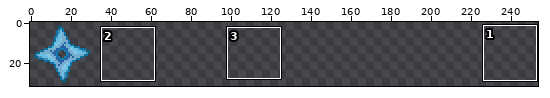
Two states of a sprite sheet, Assets/Sprites/greninja/greninjaBullet.png. The picture above shows the old version from afar; the outline marks the close-up.
Close-up. First the earlier version:
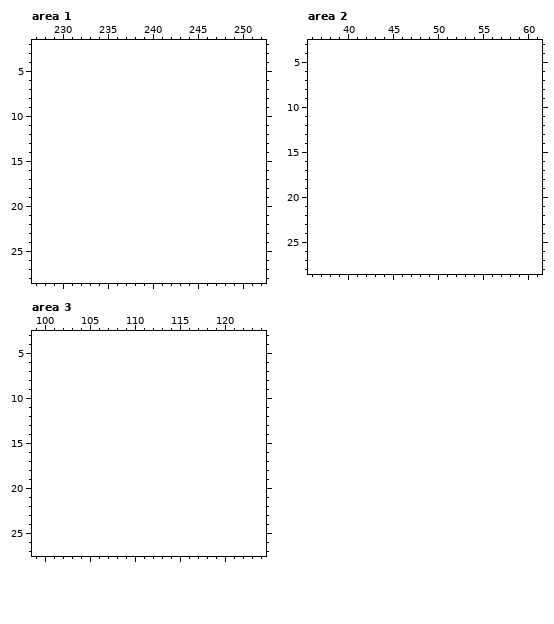
The file is 32x32 pixels. Shown: area 1: x 227..252, y 2..28; area 2: x 36..61, y 3..28; area 3: x 99..124, y 3..27. The old version is drawn lined up with the new one, on the new canvas. The wide view leaves out empty margins. The commit also changed other parts of the picture, which this record leaves out.
Palette (. is transparent): 
After the commit:
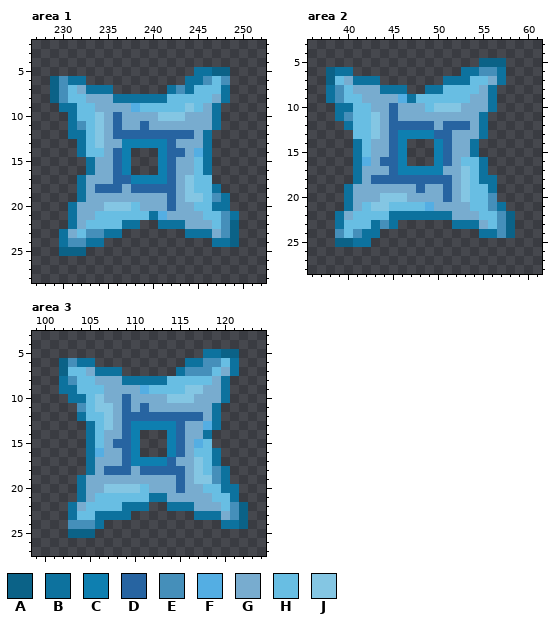
Colours new in this view: A #0b6287  B #0d729e  C #0e7fb0  D #2764a1  E #458fba  F #54aee3  G #78accf  H #68bee3  J #84c6e3
Change:
canvas 32x32 -> 256x32
Area 1:
y 5: x 245..248 .... -> BBAA
y 6: x 229..232 .... -> AEBB; x 244..248 ..... -> BBEHE
y 7: x 229..235 ....... -> AEHGBBB; x 242..248 ....... -> BEBHHHB
y 8: x 229..248 .................... -> AEHHGGGBBBBBBHHHHHGB
y 9: x 230..247 .................. -> BBHHGGGGFHHHHHJHGB
y 10: x 231..247 ................. -> BHHJGDGGGGJJJGGGB
y 11: x 231..247 ................. -> BEHJGDGGDGGGGGGGB
y 12: x 231..246 ................ -> BBHJGDDDDDDDDDGB
y 13: x 232..246 ............... -> BHJGGCCCCCDGGGB
y 14: x 232..237 ...... -> BHHGDC; x 241..246 ...... -> CDDGFB
y 15..16: x 233..237 ..... -> BGGDC; x 241..246 ...... -> CDGGHB
y 17: x 232..246 ............... -> BGGGDDCCCCDGJHH
y 18: x 232..247 ................ -> BGDDDGDDDDDGJHHB
y 19: x 232..248 ................. -> BGGGGGGGGGDGJJHEB
y 20: x 231..248 .................. -> BGGGJJJHGGGDGGHHBB
y 21: x 231..249 ................... -> BGGHHHHHHBFGGGGHHEB
y 22: x 231..238 ........ -> BGHHHHBB; x 241..249 ......... -> BBBGGGHEA
y 23: x 230..236 ....... -> BGHEEBB; x 244..249 ...... -> BBBGEA
y 24: x 230..234 ..... -> BEEBB; x 247..249 ... -> BBA
y 25: x 230..232 ... -> AAA
Area 2:
y 5: x 55..57 ... -> AAA
y 6: x 38..40 ... -> ABB; x 53..57 ..... -> BBEEB
y 7: x 38..43 ...... -> AHGBBB; x 51..57 ....... -> BBBHHGB
y 8: x 38..46 ......... -> BEHGGGBBB; x 49..56 ........ -> BBHHHHGB
y 9: x 38..56 ................... -> BEHHGGGGFBHHHHHHGGB
y 10: x 39..56 .................. -> BBHHGGDGGGHJJJGGGB
y 11: x 39..55 ................. -> BEHHJGDGGGGGGGGGB
y 12: x 40..55 ................ -> BHHJGDDDDDGDDDGB
y 13: x 41..55 ............... -> HHJGDCCCCDDGGGB
y 14..15: x 41..46 ...... -> BHGGDC; x 50..54 ..... -> CDGGB
y 16: x 41..46 ...... -> BFGDDC; x 50..55 ...... -> CDGHHB
y 17: x 41..55 ............... -> BGGGDCCCCCGGJHB
y 18: x 41..56 ................ -> BGDDDDDDDDDGJHBB
y 19: x 40..56 ................. -> BGGGGGGGDGGDGJHHB
y 20: x 40..56 ................. -> BGGGJJJGGGGDGJHHE
y 21: x 40..57 .................. -> BGHJJHHHHFGGGGHHEB
y 22: x 39..58 .................... -> BGHHHHBBBBBBBGGGHHEA
y 23: x 39..45 ....... -> BHHHBEB; x 52..58 ....... -> BBBGHEA
y 24: x 39..43 ..... -> EHEBB; x 55..58 .... -> BBEA
y 25: x 39..42 .... -> AABB
Area 3:
y 5: x 118..121 .... -> BBAA
y 6: x 102..105 .... -> AEBB; x 116..121 ...... -> BBEEHB
y 7: x 102..108 ....... -> AHHGBBB; x 115..121 ....... -> BEEEHGB
y 8: x 102..120 ................... -> BEHHGGGBBBBBHHHHHGB
y 9: x 102..120 ................... -> BBHHHGGGGFHHHHJJGGB
y 10: x 103..120 .................. -> BBHJGGDGGGGJJJGGGB
y 11: x 104..119 ................ -> EHJJGDGDGGGGGGGB
y 12: x 104..119 ................ -> BHHJGDDDDDDDDDGB
y 13: x 105..119 ............... -> BHJGDCCCCCDGGFB
y 14: x 105..110 ...... -> BHGGDC; x 114..118 ..... -> CDGGB
y 15: x 105..110 ...... -> BHGDDC; x 114..118 ..... -> CDGFH
y 16: x 105..110 ...... -> BFGGDC; x 114..119 ...... -> CDGHHB
y 17: x 105..119 ............... -> BGGGDCCCCDGGJHB
y 18: x 105..120 ................ -> BGDDDGDDDDDGJHEB
y 19: x 104..120 ................. -> BGGGGGGGGGGDGJJEB
y 20: x 104..121 .................. -> BGGJJJJHGGGDGGHHBB
y 21: x 104..121 .................. -> BGHHHHHHBBGGGGGHHB
y 22: x 103..111 ......... -> BGHHHHBBB; x 114..122 ......... -> BBBGGGHEA
y 23: x 103..109 ....... -> BHHBBBB; x 117..122 ...... -> BBBGEA
y 24: x 103..106 .... -> EEEB; x 120..122 ... -> BBA
y 25: x 103..105 ... -> AAA
